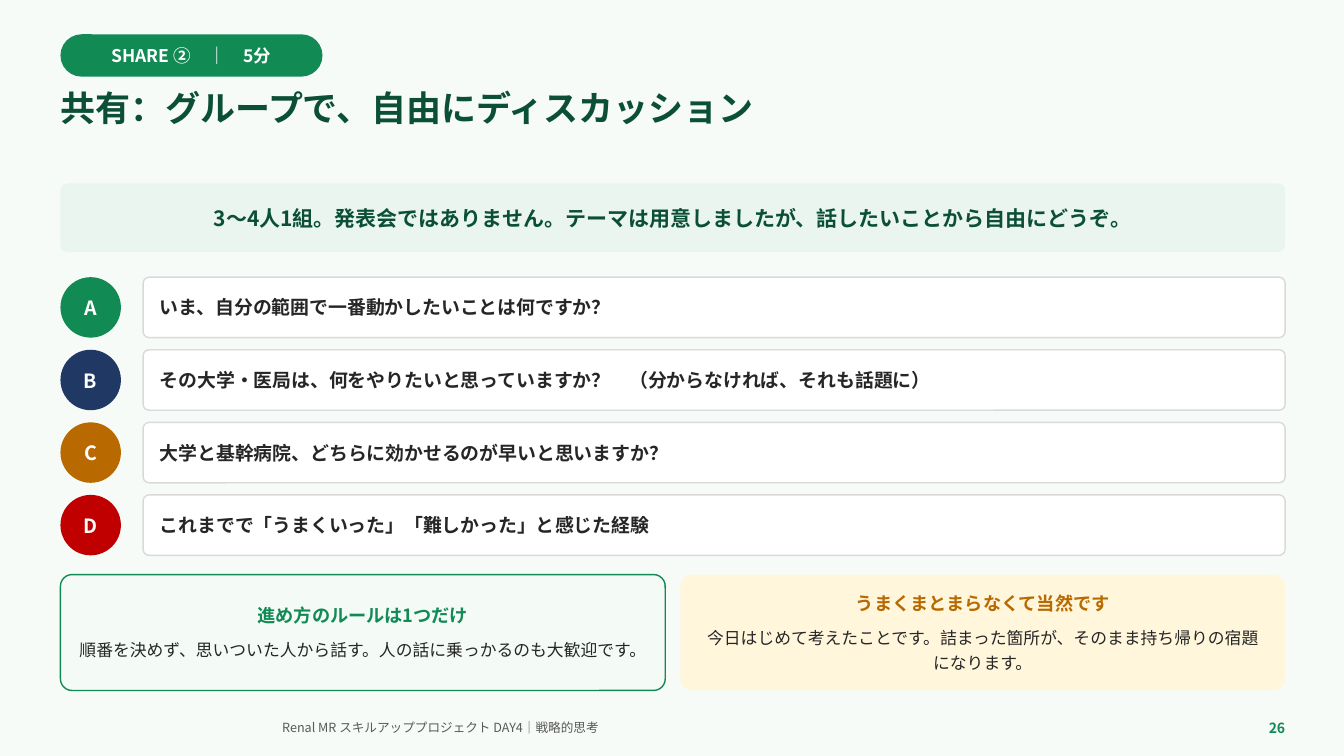
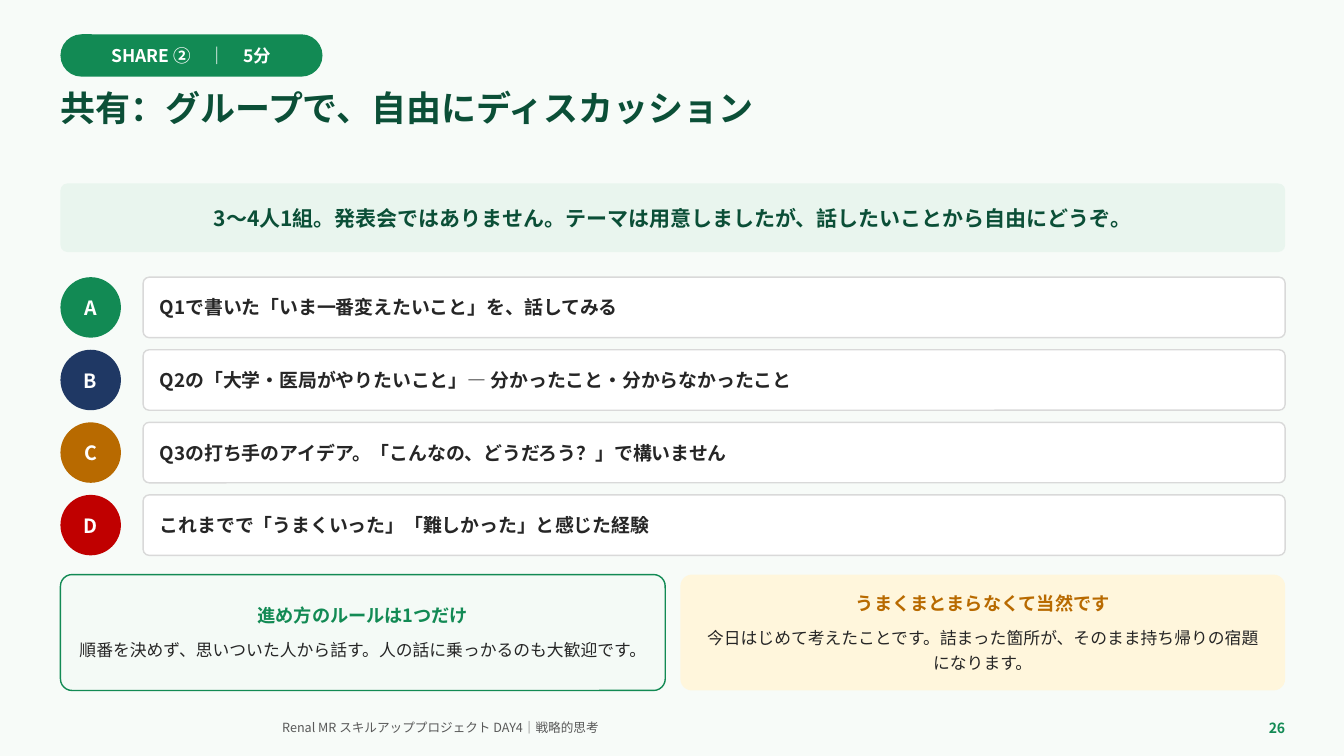
Before and after one commit to TAKUYA-1187/Claude, a slide deck: slide 26 of novartis_training/DAY4_ちょっと分かるだけで世界が変わる.pptx. Drawn at 1344x756 pixels with LibreOffice and Linux fonts; fonts in the diff are those of the drawing; background and template pictures are left out. Boxes give left, top, right and bottom in pixels: in the first picture for what was removed or moved away, otherwise in the second. Text is boxed around its words. In the diff, an @@ line names an element or a change of style, - is before the commit and + after.

```diff
--- a/novartis_training/DAY4_ちょっと分かるだけで世界が変わる.pptx
+++ b/novartis_training/DAY4_ちょっと分かるだけで世界が変わる.pptx
@@ text in rounded rectangle at bbox=[160, 298, 618, 318]: text changed @@
-いま、自分の範囲で一番動かしたいことは何ですか？
+Q1で書いた「いま一番変えたいこと」を、話してみる
@@ text in rounded rectangle at bbox=[160, 371, 792, 391]: text changed @@
-その大学・医局は、何をやりたいと思っていますか？ （分からなければ、それも話題に）
+Q2の「大学・医局がやりたいこと」— 分かったこと・分からなかったこと
@@ text in rounded rectangle at bbox=[160, 444, 727, 464]: text changed @@
-大学と基幹病院、どちらに効かせるのが早いと思いますか？
+Q3の打ち手のアイデア。「こんなの、どうだろう？」で構いません
```
Also in this commit, not shown: 9 other slides changed, 2 other files.
